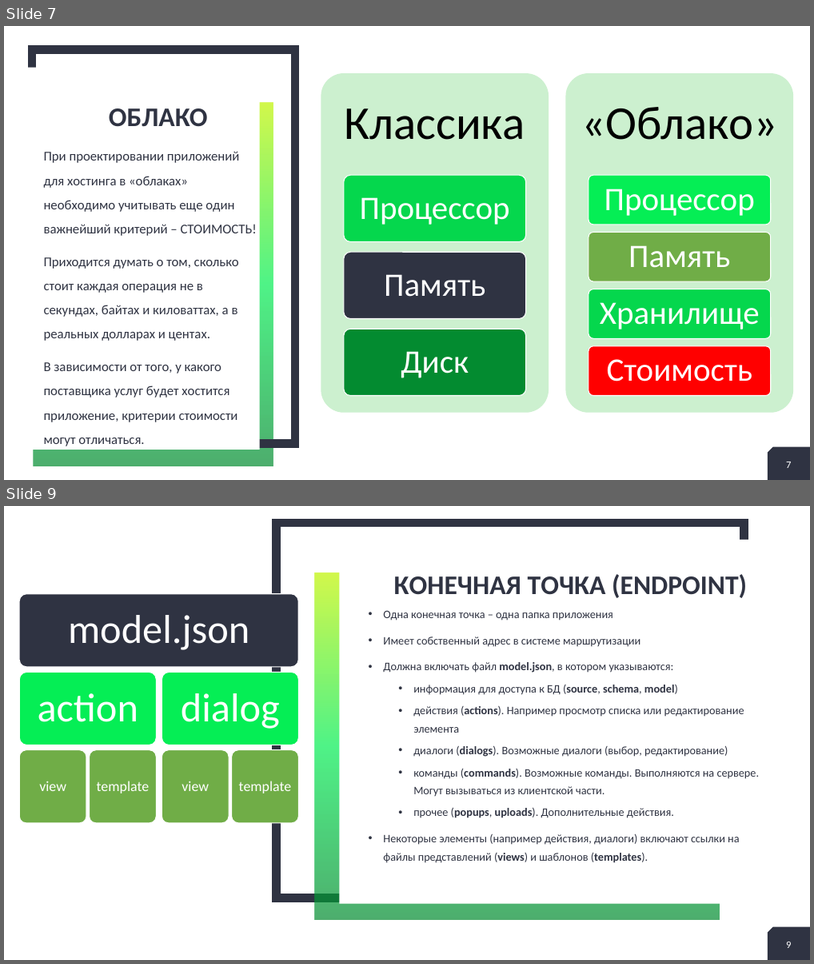
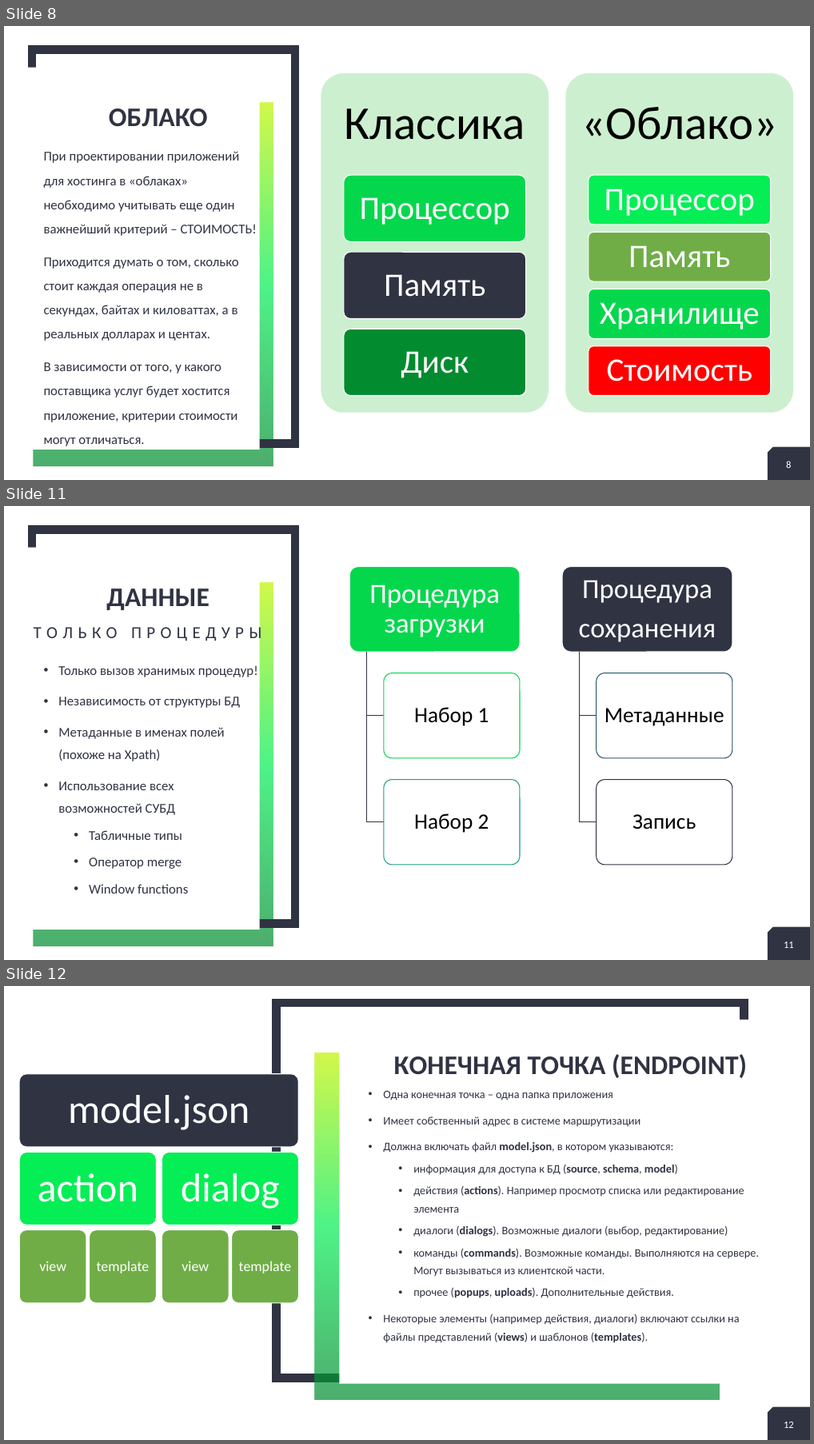
Before and after one commit to alex-kukhtin/A2v10, a slide deck: Documentation/Kyiv-2018/A2v10.pptx. Shown one above the other, each under a label of ours: slides 7 and 9 before the commit, slides 8, 11 and 12 after it; the slides between them are not shown. The pictures are 814x964 and 814x1444 pixels, drawn with LibreOffice and Linux fonts; fonts in the diff are those of the drawing. Boxes give left, top, right and bottom in pixels: in the first picture for what was removed or moved away, otherwise in the second. Text is boxed around its words. In the diff, an @@ line names an element or a change of style, - is before the commit and + after.

```diff
--- a/Documentation/Kyiv-2018/A2v10.pptx
+++ b/Documentation/Kyiv-2018/A2v10.pptx
@@ slide 11 added at [4,506,810,960], background #FFFFFF; not listed: 4 template elements that a slide beside it also shows @@
@@ title added at [106,588,210,610], 32 pt, text #2F3342, bold @@
+ДАННЫЕ
@@ text added at [34,624,262,644], 20 pt, text #2F3342 @@
+ТОЛЬКО ПРОЦЕДУРЫ
@@ text added at [58,665,258,893], 16 pt, text #2F3342 @@
+• Только вызов хранимых процедур!
+• Независимость от структуры БД
+• Метаданные в именах полей (похоже на Xpath)
+• Использование всех возможностей СУБД
+  • Табличные типы
+  • Оператор merge
+  • Window functions
@@ group added at [350,567,733,864]: 6 rounded rectangles, 6 texts, 4 freeform shapes @@
+Процедура загрузки
+Набор 1
+Набор 2
+Процедура
+сохранения
+Метаданные
+Запись
@@ page number added at [784,941,794,948], 12 pt, text #FFFFFF @@
+11
@@ what was slide 7 is now slide 8 @@
@@ page number at [786,460,791,468]: text changed @@
-7
+8
@@ what was slide 9 is now slide 12 @@
@@ page number at [784,1421,794,1428]: text changed @@
-9
+12
```
Also in this commit, not shown: 4 slides changed, 4 other slides added, 5 slides removed.
